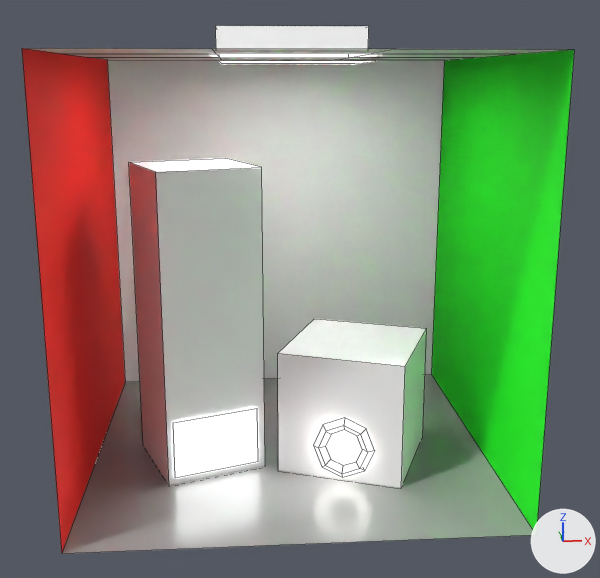
What one commit did to the Blender file cornell_restir.blend.
Before and after are seen from a 50 mm lens placed at (-0.242, -4.121, 1.899), pointed at (0.053, -0.052, 0.865). The axes (+X, +Y, +Z) are drawn at lower right. The lights are the same throughout. The older version comes first. Mesh edges are drawn as thin lines.

Objects in the first picture: 'Cube', 'Cube tall', 'LightInObject', 'Torus', 'light', 'room'.
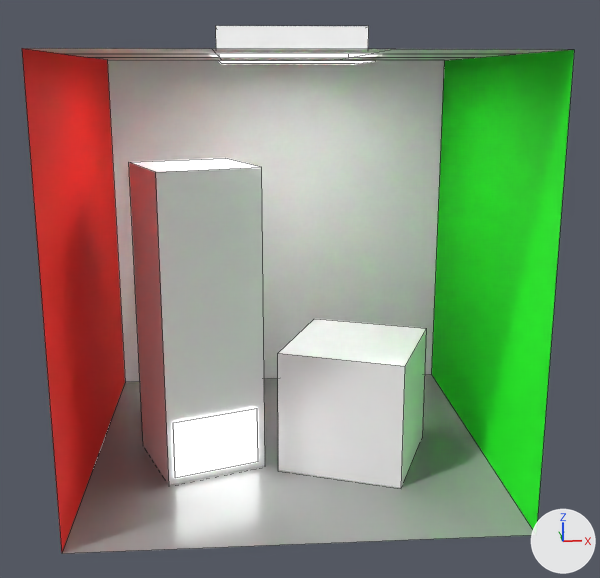
The change, as a list of edits to the scene's bpy script:
```text
Change ob_torus:
    add ob_torus.hide_render = True
```

Changed parts and their boxes (x1, y1, x2, y2) in the pictures (600 x 578 px):
'Torus', hidden: before (314, 418, 374, 477)
